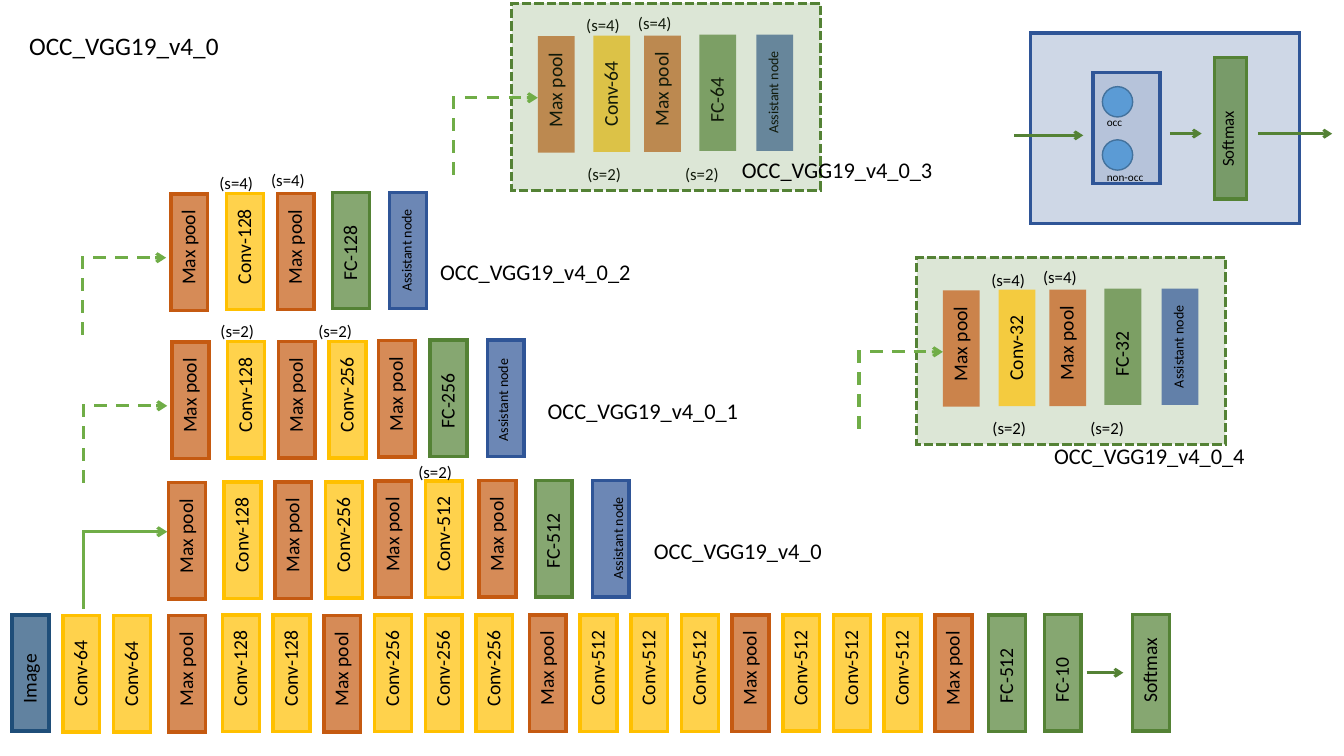
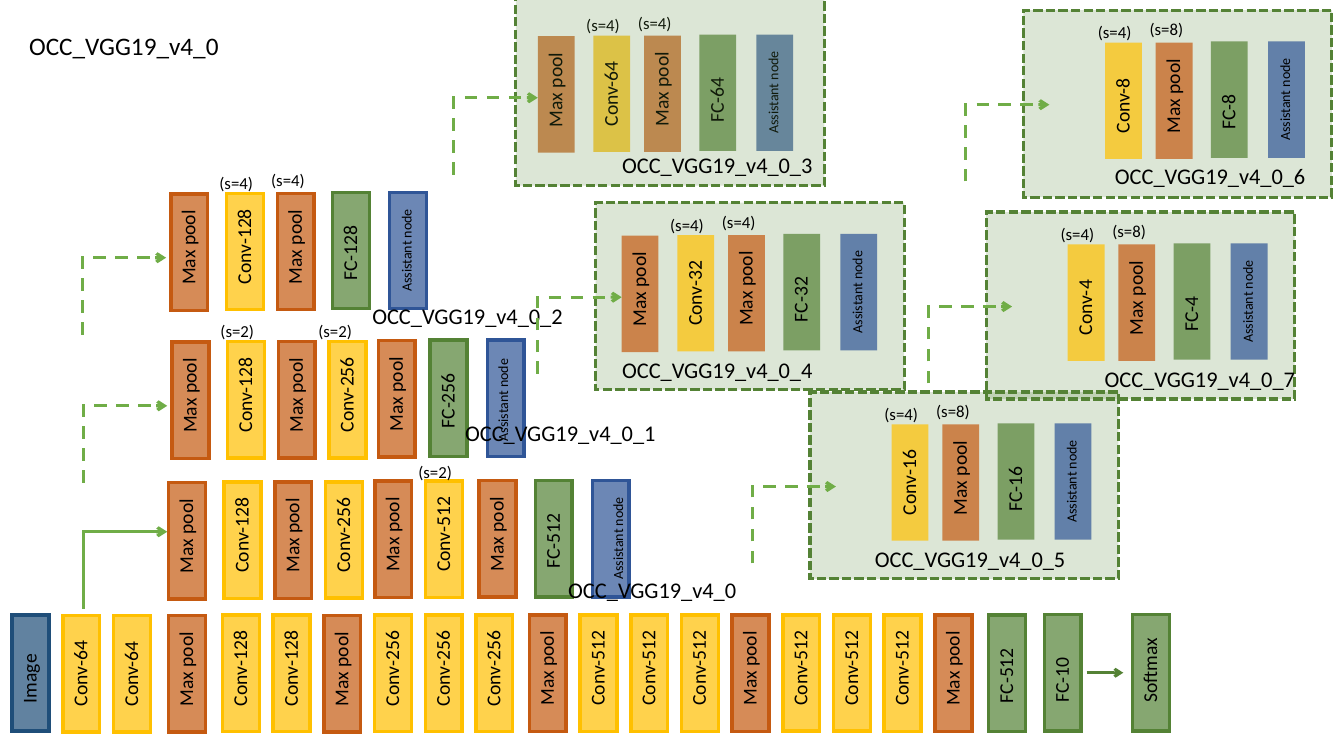
Before and after one commit to ZucchiniTang/Assistant_Unit, a slide deck: slide 7 of Graph.pptx. Drawn at 1344x756 pixels with LibreOffice and Linux fonts; fonts in the diff are those of the drawing. Boxes give left, top, right and bottom in pixels: in the first picture for what was removed or moved away, otherwise in the second. Text is boxed around its words. In the diff, an @@ line names an element or a change of style, - is before the commit and + after.

```diff
--- a/Graph.pptx
+++ b/Graph.pptx
@@ rectangle: place and size @@
-rectangle at [512, 3, 821, 190]
+rectangle at [516, 0, 825, 186]
@@ rectangle: place and size @@
-rectangle at [1030, 33, 1300, 224]
+rectangle at [1023, 10, 1332, 197]
@@ rectangle at [1023, 10, 1332, 197]: fill #2F5597 at 23% opacity to #548235 at 20% opacity; outline #2F5597 2.5 pt to #548235 2.25 pt dashed @@
@@ rectangle: place and size @@
-rectangle at [1094, 73, 1160, 184]
+rectangle at [1105, 42, 1142, 158]
@@ rectangle at [1105, 42, 1142, 158]: fill #2F5597 at 15% opacity to #FFC000 at 70% opacity; outline #2F5597 2.5 pt to none @@
@@ rectangle: place and size @@
-rectangle at [1215, 57, 1247, 199]
+rectangle at [1211, 41, 1248, 157]
@@ rectangle at [1211, 41, 1248, 157]: outline #548235 2.5 pt to none @@
@@ text "Assistant node": place and size @@
-text "Assistant node" at [1083, 0, 1224, 18]
+text "Assistant node" at [1277, 60, 1294, 140]
@@ text "Assistant node" at [1277, 60, 1294, 140]: size 12 to 10 pt; rotation 270 to 180 degrees @@
@@ text "OCC_VGG19_v4_0_3" rewrapped from [742, 159, 932, 184] to [622, 158, 812, 176] @@
@@ group removed at [1014, 87, 1333, 185]: 3 arrows, 3 texts, 2 ellipses @@
-occ
-non-occ
-Softmax
@@ text removed at [587, 168, 621, 182] @@
-(s=2)
@@ text removed at [685, 168, 719, 182] @@
-(s=2)
@@ group added at [966, 23, 1306, 187]: 6 texts, 2 rectangles, 1 elbow arrow @@
+FC-8
+Conv-8
+Max pool
+(s=4)
+(s=8)
+OCC_VGG19_v4_0_6
@@ 7 texts, 6 rectangles, 1 elbow arrow: place and size @@
-7 texts, 6 rectangles, 1 elbow arrow at [859, 257, 1226, 444]
+7 texts, 6 rectangles, 1 elbow arrow at [538, 203, 904, 389]
@@ text "OCC_VGG19_v4_0_2" rewrapped from [440, 265, 630, 283] to [372, 305, 562, 330] @@
@@ text "OCC_VGG19_v4_0_4" rewrapped from [1054, 445, 1244, 467] to [622, 363, 812, 381] @@
@@ group added at [929, 212, 1295, 398]: 7 texts, 5 rectangles, 1 elbow arrow @@
+FC-4
+Assistant node
+Conv-4
+Max pool
+(s=4)
+(s=8)
+OCC_VGG19_v4_0_7
@@ text "OCC_VGG19_v4_0_1" rewrapped from [548, 404, 738, 422] to [465, 422, 655, 447] @@
@@ text at [884, 408, 918, 425]: text changed @@
-(s=2)
+(s=4)
@@ text at [936, 405, 970, 419]: text changed @@
-(s=2)
+(s=8)
@@ group added at [752, 392, 1119, 579]: 5 rectangles, 5 texts, 1 elbow arrow @@
+FC-16
+Assistant node
+Conv-16
+Max pool
+OCC_VGG19_v4_0_5
@@ text "OCC_VGG19_v4_0" rewrapped from [654, 544, 822, 562] to [568, 579, 736, 601] @@
```
Also in this commit, not shown: 4 other slides changed, 13 slides added, 1 slide removed.
